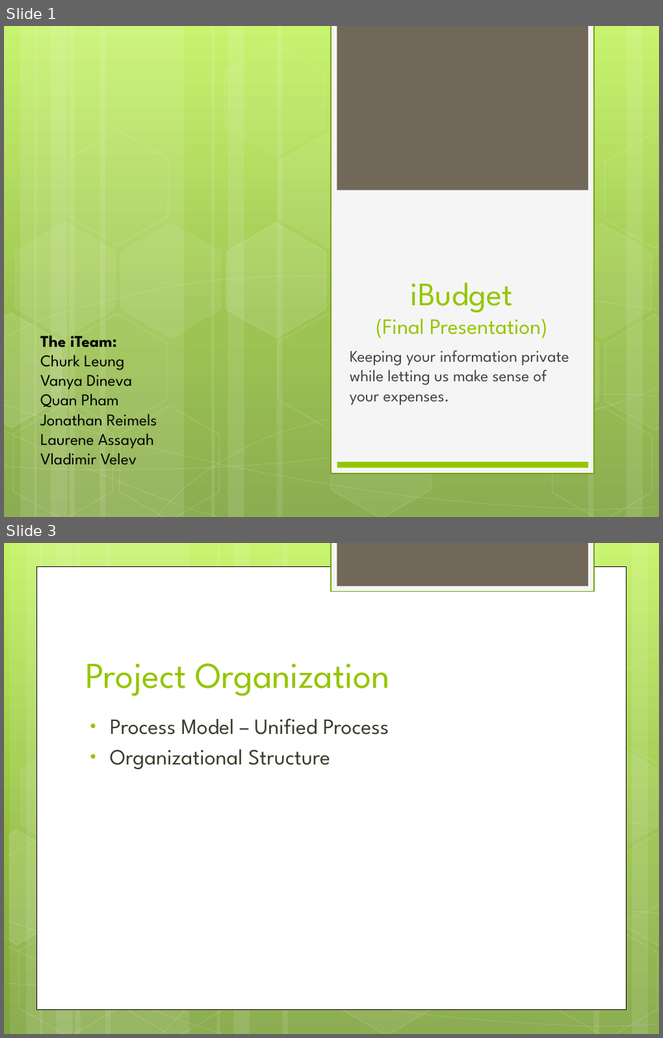
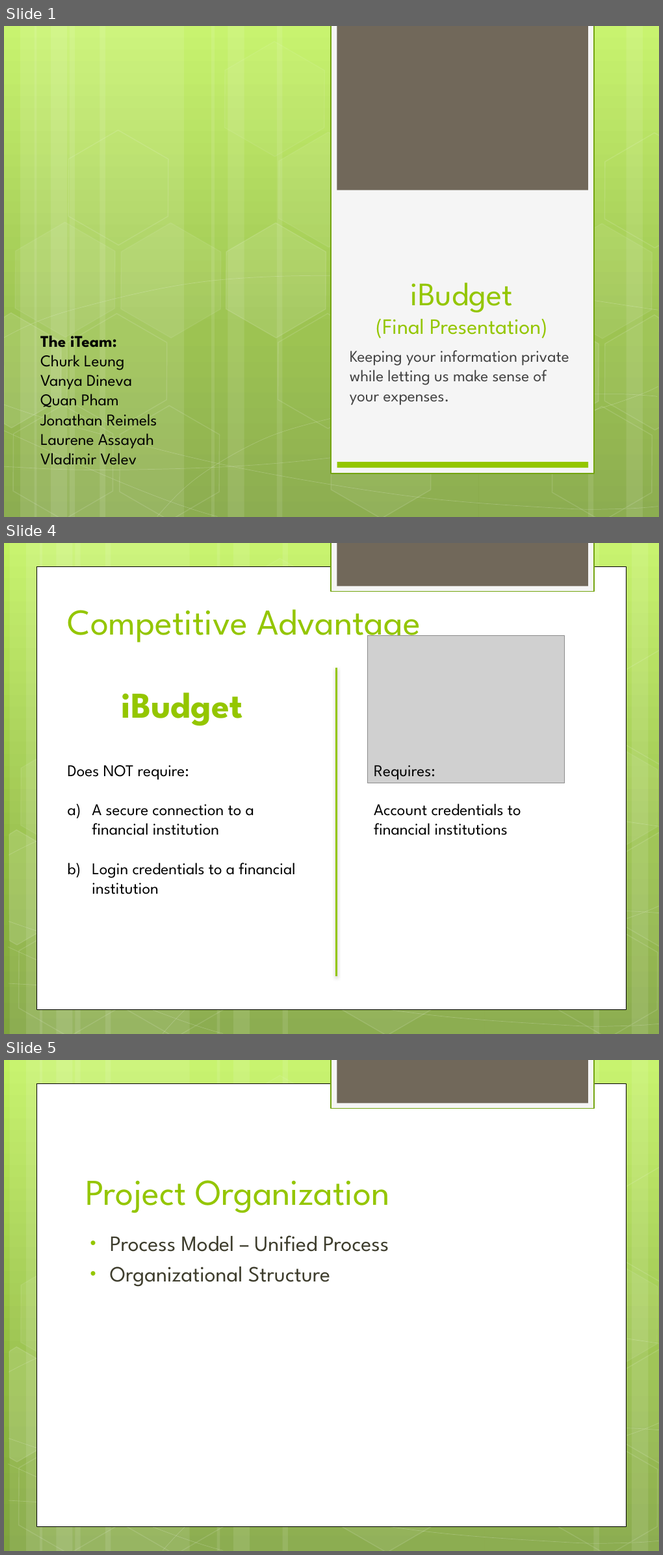
Before and after one commit to hiyenwong/cs679-b1-class-project, a slide deck: deliverables/final/Final Presentation.pptx. Shown one above the other, each under a label of ours: slides 1 and 3 before the commit, slides 1, 4 and 5 after it; the slides between them are not shown. The pictures are 663x1038 and 663x1555 pixels, drawn with LibreOffice and Linux fonts; fonts in the diff are those of the drawing; grey boxes stand for pictures. Boxes give left, top, right and bottom in pixels: in the first picture for what was removed or moved away, otherwise in the second. Text is boxed around its words. In the diff, an @@ line names an element or a change of style, - is before the commit and + after.

Commit message:
work on Final Presentation.pptx

```diff
--- a/deliverables/final/Final Presentation.pptx
+++ b/deliverables/final/Final Presentation.pptx
@@ slide 4 added at <box>4,543,659,1034</box>, background gradient #C3F35F to #93BF3F to #81A53E; not listed: 31 template elements that a slide beside it also shows @@
@@ title added at <box>68,609,421,646</box>, 40 pt, text #94C600 @@
+Competitive Advantage
@@ picture added at <box>367,635,564,783</box> @@
@@ line added from (336, 668) to (336, 977), #94C600 1.75 pt @@
@@ text added at <box>121,693,243,726</box>, 40 pt, text #94C600, bold @@
+iBudget
@@ text added at <box>68,765,295,895</box>, 18 pt, text #000000 @@
+Does NOT require:
+a) A secure connection to a financial institution
+b) Login credentials to a financial institution
@@ text added at <box>374,765,521,835</box>, 18 pt, text #000000 @@
+Requires:
+Account credentials to financial institutions
@@ what was slide 3 is now slide 5 @@
```
Also in this commit, not shown: 2 other slides added, 1 slide removed.
